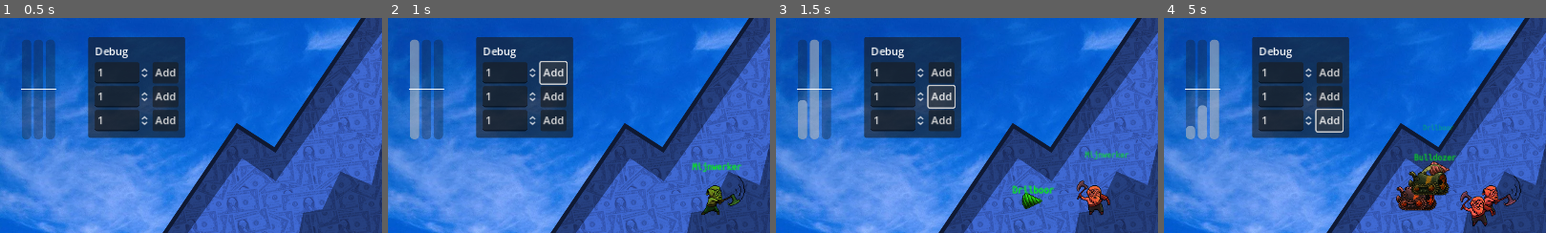
Above: before the commit, frames 1-4 (left to right).
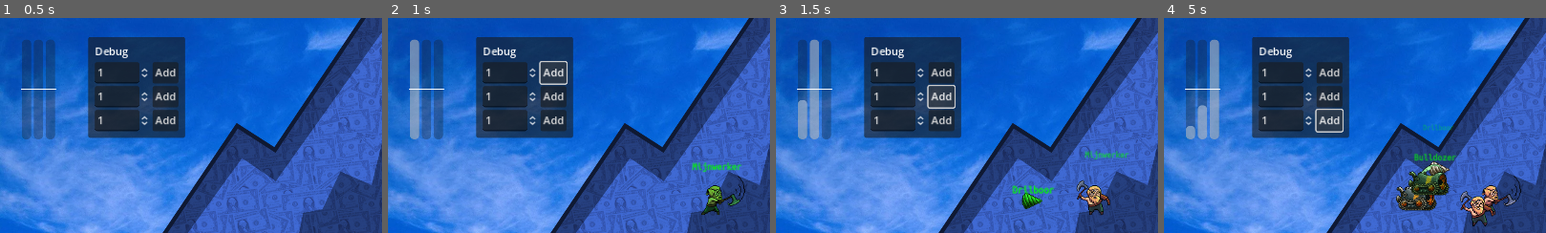
Above: after the commit, the same moments.

Repository: kwint/nfc-card-game
Game: Godot game, scene res://Scenes/Dashboard.tscn
The game is run twice, just before and just after one commit, with the same random seed, the same clock (stepped at 60 frames per second) and the same inputs.
Inputs:
- Up to frame 1 (0.5 s): no input
- Up to frame 2 (1 s): click "Add" at 0.5 s
- Up to frame 3 (1.5 s): click "Add" at 1.25 s
- Up to frame 4 (5 s): click "Add" at 2 s; click "Add" at 2.75 s; click "Add" at 3.5 s; click "Add" at 4.25 s
The pictures show only the part of the screen within x 0-50%, y 10-60%; the shares and areas given below are measured in that part.

Frame 1 is identical in both runs. In frame 2, 0.2% of the frame differs, in the area x 83-92%, y 78-89%; in frame 3, 0.4%; in frame 4, 1.6%, in the area x 61-92%, y 67-97%.

Commit message:
Reorganize sprite resources

Diff:
--- a/dashboard/Scenes/Dashboard.tscn
+++ b/dashboard/Scenes/Dashboard.tscn
@@ -195,13 +195,11 @@
 
 [node name="MinersTeam1" type="Node2D" parent="." node_paths=PackedStringArray("reference_grid")]
 script = ExtResource("3_gpr4m")
-color = Color(1, 0.5, 0.5, 1)
 reference_grid = NodePath("../Viewport/AspectRatioContainer/HSplitContainer/MinersTeam1")
 
 [node name="MinersTeam2" type="Node2D" parent="." node_paths=PackedStringArray("reference_grid")]
 script = ExtResource("3_gpr4m")
 flipped = true
-color = Color(0.5, 0.5, 1, 1)
 reference_grid = NodePath("../Viewport/AspectRatioContainer/HSplitContainer/MinersTeam2")
 
 [node name="Camera2D" type="Camera2D" parent="."]
--- a/dashboard/Sprites/Miner/Miner.tres
+++ b/dashboard/Sprites/Miner/Miner.tres
@@ -1,6 +1,6 @@
 [gd_resource type="SpriteFrames" load_steps=28 format=3 uid="uid://cnyvuugqqjwti"]
 
-[ext_resource type="Texture2D" uid="uid://bol0t2c4nfnu7" path="res://Sprites/Raw/Attack_1.png" id="1_od8e5"]
+[ext_resource type="Texture2D" uid="uid://bol0t2c4nfnu7" path="res://Sprites/Raw/Miners/Attack_1.png" id="1_od8e5"]
 [ext_resource type="Texture2D" uid="uid://63yl260n2bji" path="res://Sprites/Drill/drill_sheet.png" id="2_qrp5r"]
 [ext_resource type="Texture2D" uid="uid://2gdfs0vqwefv" path="res://Sprites/Bulldozer/bulldozer_sheet.png" id="3_buyff"]
 
Binary file added: dashboard/Sprites/Mountain/money-pattern-tiled-dark.jpg
Not shown, added: dashboard/Sprites/Mountain/money-pattern-tiled-dark.jpg.import
Binary file added: dashboard/Sprites/Mountain/money-pattern-tiled-light.jpg
Not shown, added: dashboard/Sprites/Mountain/money-pattern-tiled-light.jpg.import
Not shown, removed: dashboard/Sprites/Raw/Attack_1.png.import
Not shown, removed: dashboard/Sprites/Raw/Attack_2.png.import
Not shown, removed: dashboard/Sprites/Raw/Attack_3.png.import
Renamed: dashboard/Sprites/Raw/Attack_1.png -> dashboard/Sprites/Raw/Miners/Attack_1.png
Not shown, added: dashboard/Sprites/Raw/Miners/Attack_1.png.import
Renamed: dashboard/Sprites/Raw/Attack_2.png -> dashboard/Sprites/Raw/Miners/Attack_2.png
Not shown, added: dashboard/Sprites/Raw/Miners/Attack_2.png.import
Renamed: dashboard/Sprites/Raw/Attack_3.png -> dashboard/Sprites/Raw/Miners/Attack_3.png
(and 13 more such lines)
